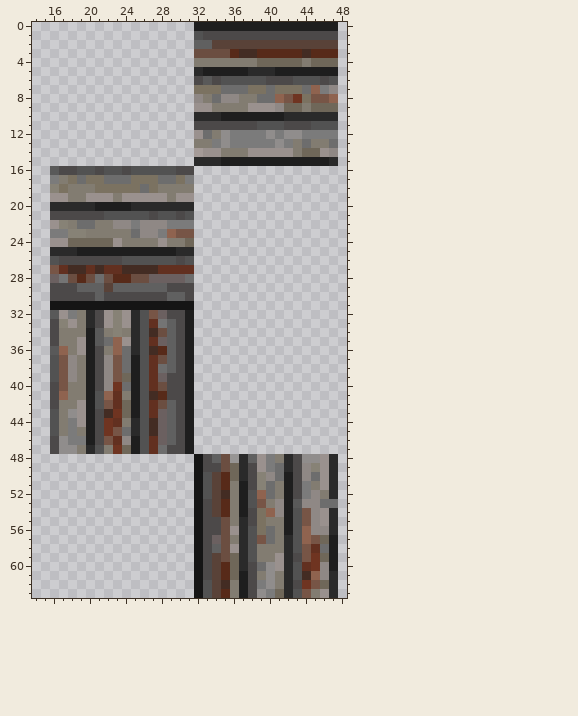
Two states of a pixel-art sprite, Resources/Textures/Nuclear14/Structures/Walls/wooddark.rsi/wood3.png. Above: the version before the commit.
The file is 64x64 pixels. Colours within 5 levels of each other are drawn and written as one. Shown: x 14..48, y 0..63.
Now the later version:
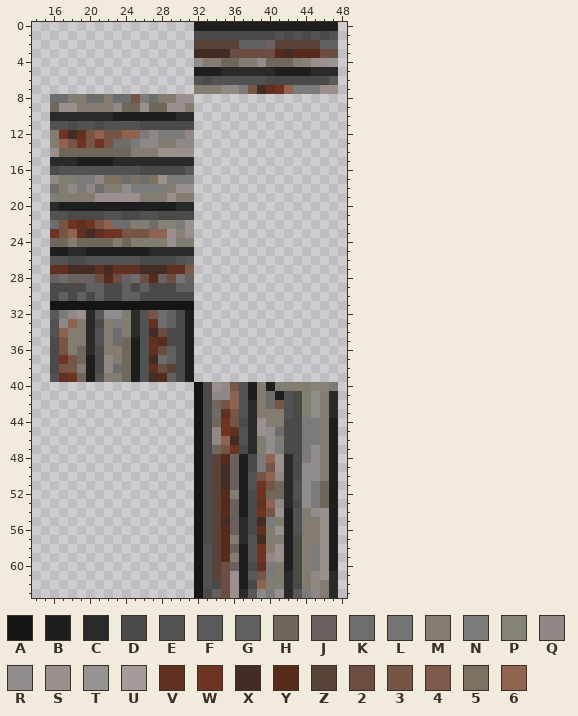
Palette (. is transparent): A #151515  B #1e1e1e  C #2a2a2a  D #4c4949  E #525252  F #595959  G #606060  H #6f6759  J #6b6060  K #6d6d6d  L #747474  M #827c71  N #7b7b7b  P #878276  Q #8f8885  R #908d8c  S #9a918e  T #979594  U #a59b98  V #623020  W #6f3421  X #432c23  Y #572a19  Z #594238  2 #6b4e41  3 #775546  4 #7d594b  5 #7b7261  6 #8f634f
The author wrote: fix dark wood sprite edges
Diff:
Changed rows in their new state; - is an unchanged pixel.
first column x 16:
 1 ----------------D--------E-E-E-E
 2 ----------------ZZ---GGGJ-----GG
 3 ----------------XXXX22222-X-Y-22
 4 ----------------R--HH--R---MPSST
 5 ----------------B--CCC-------CCC
 6 ----------------EDE--------DDD-F
 7 ----------------MMMQQN3XVW6NNNSS
 8 KKMMKKMKK3NKMMSS................
 9 HSSMMMMQHHSHHSSM................
10 CCCCCCCBBBBBBBCC................
11 EEDEEDEEEEDDDDDD................
12 MWXV363366NQNNNQ................
13 M63W3W3KKNQQMMQQ................
14 SHHHHHHHHMMMSSSS................
15 CCCBBBBCCCCCCCCC................
16 DEE--E--E-DDDD-F----------------
17 Q-MNNQ55--K-SNN-----------------
18 KMQNQKMMRNNNN-SS----------------
19 MM--M--S--MMMSMM----------------
20 -BBBB----BBBBB------------------
21 EE------DD-EDD-D----------------
22 K3WVW36KKMMKPP-S----------------
23 W36VXVWW33366SPS----------------
24 HHM----MH---MS-M----------------
25 BB-C-------CCC------------------
26 -E--EEEE--DDDDEF----------------
27 V---XVX-VV--X--4----------------
28 -KJJJ2Y2JK-Y-2LJ----------------
29 ---D--DD-D-DD-GG----------------
30 -G-G----GG---DD-----------------
32 -NQS-FRRM---KG------------------
33 EQ6---MNM---K-------------------
34 E6--CE-K-----D------------------
35 -3-MCEMKHB--YD------------------
36 D3-HC--MHB-V2-------------------
37 DW3H---MH--XK-------------------
38 D-3----KH---2Z------------------
39 -VWH-EMM---XYG------------------
40 ................ADSQ3EBMBMMMMPPN
41 ................ADQQ6EBMKBEDMRMC
42 ................ADH36ECMK3EDMRMC
43 ................ADKV3ECMMMEDMRMC
44 ................ADHW3DCSMMDDNNMB
45 ................ADQWVECSRKDDNNMB
46 ................ADQ6XECMRMDDNNMB
47 ................ADH3WDCMRNDDNRMB
48 ------------------ZYJBDN6S--N-MB
49 ------------------ZXJB-N3S--RRMB
50 -----------------D-XJBE36QC-RRMB
51 -----------------D-XJ-EW3HCERNHB
52 -----------------D-Y--DWHHCERNHB
53 --------------------J-DV6-CDRNHB
54 --------------------J--W3S--MR-B
55 ------------------ZXJ--XN---MM-B
56 ------------------ZYJ-DVMS--MMSB
57 ------------------ZY---XM-BDMMS-
58 -----------------EZYJB-W-SBDMNS-
59 -----------------E-YMB-WQ-B-MNS-
60 -----------------E-2JB-VNMBDMNS-
61 -----------------E-2S-F3N--DMQS-
62 ------------------D2S--6M---MQM-
63 -----------------DG2SCFQ-S-FNQM-
Boxes around the changes in both pictures, in picture pixels (x1, y1, x2, y2):
changed: (50, 31, 338, 598)
